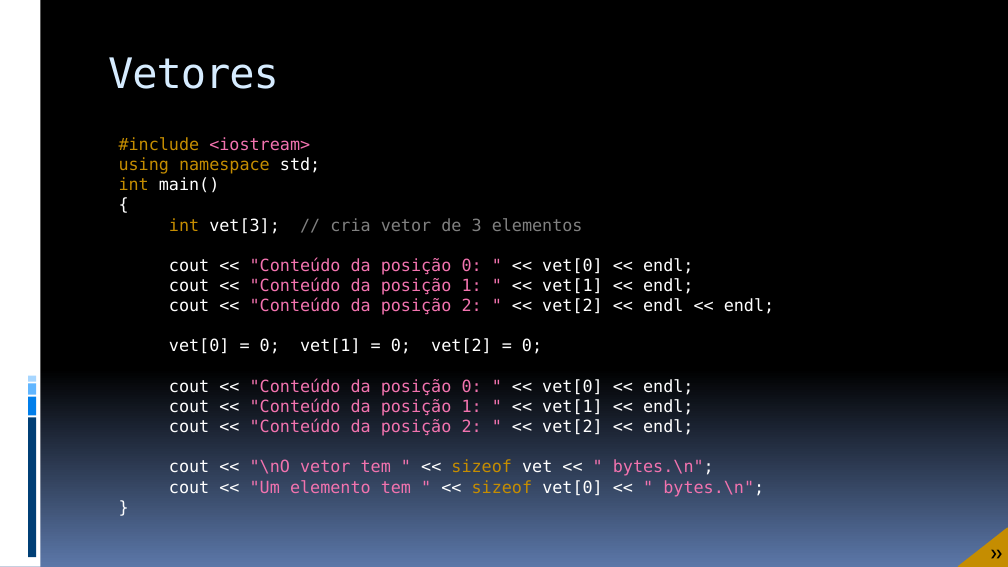
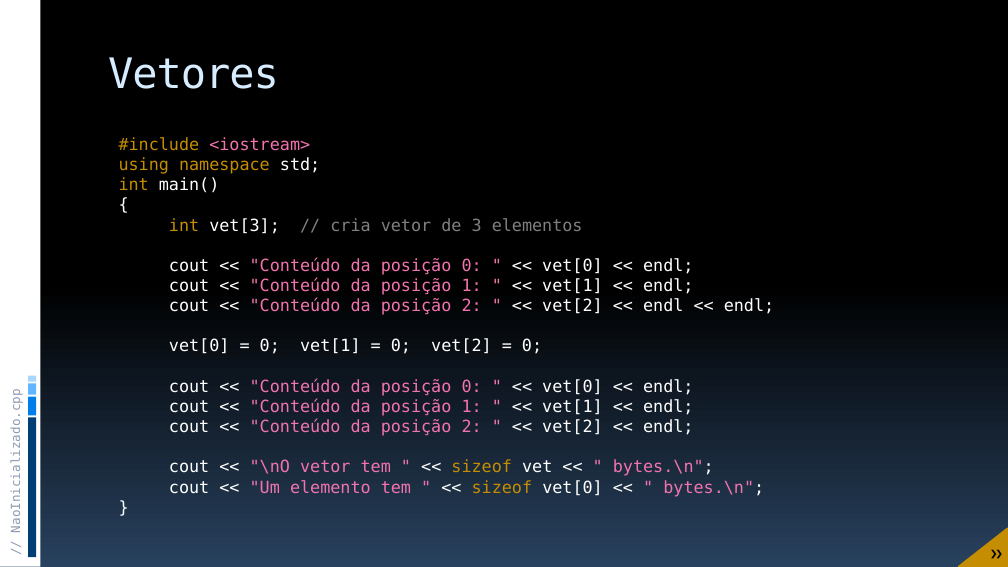
Before and after one commit to JudsonSS/ProgComp, a slide deck: slide 17 of Slides/10. Vetores.pptx. Drawn at 1008x567 pixels with LibreOffice and Linux fonts; fonts in the diff are those of the drawing. Boxes give left, top, right and bottom in pixels: in the first picture for what was removed or moved away, otherwise in the second. Text is boxed around its words. In the diff, an @@ line names an element or a change of style, - is before the commit and + after.

Commit message:
Novo Design

```diff
--- a/Slides/10. Vetores.pptx
+++ b/Slides/10. Vetores.pptx
@@ background gradient #000000 to #5B77A8 to gradient #000000 to #28415E @@
@@ text added at (9, 404, 24, 529), 12 pt, text #8E9BB0 @@
+// NaoInicializado.cpp
```
Also in this commit, not shown: 29 other slides changed, 1 slide removed.
